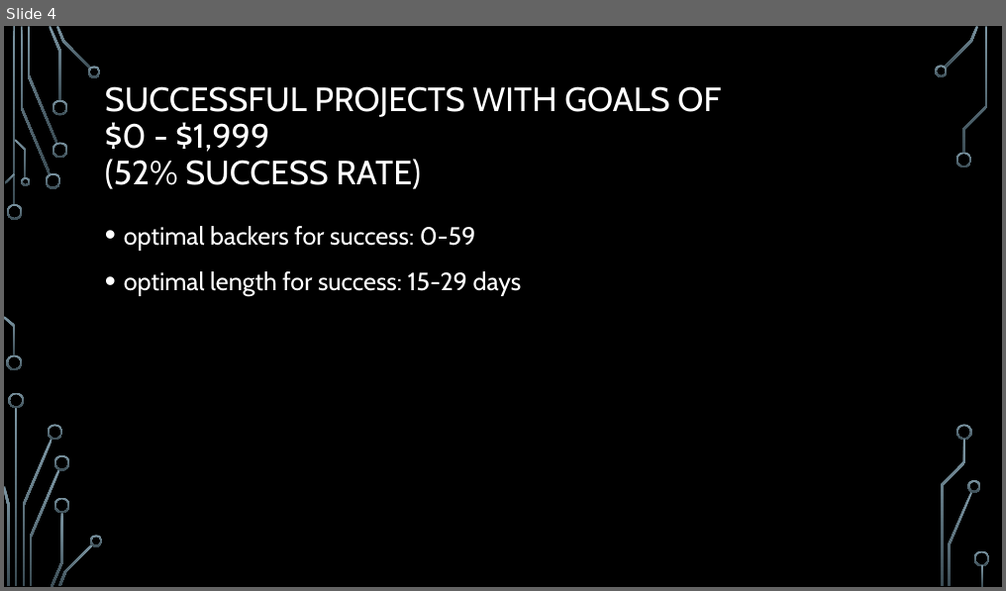
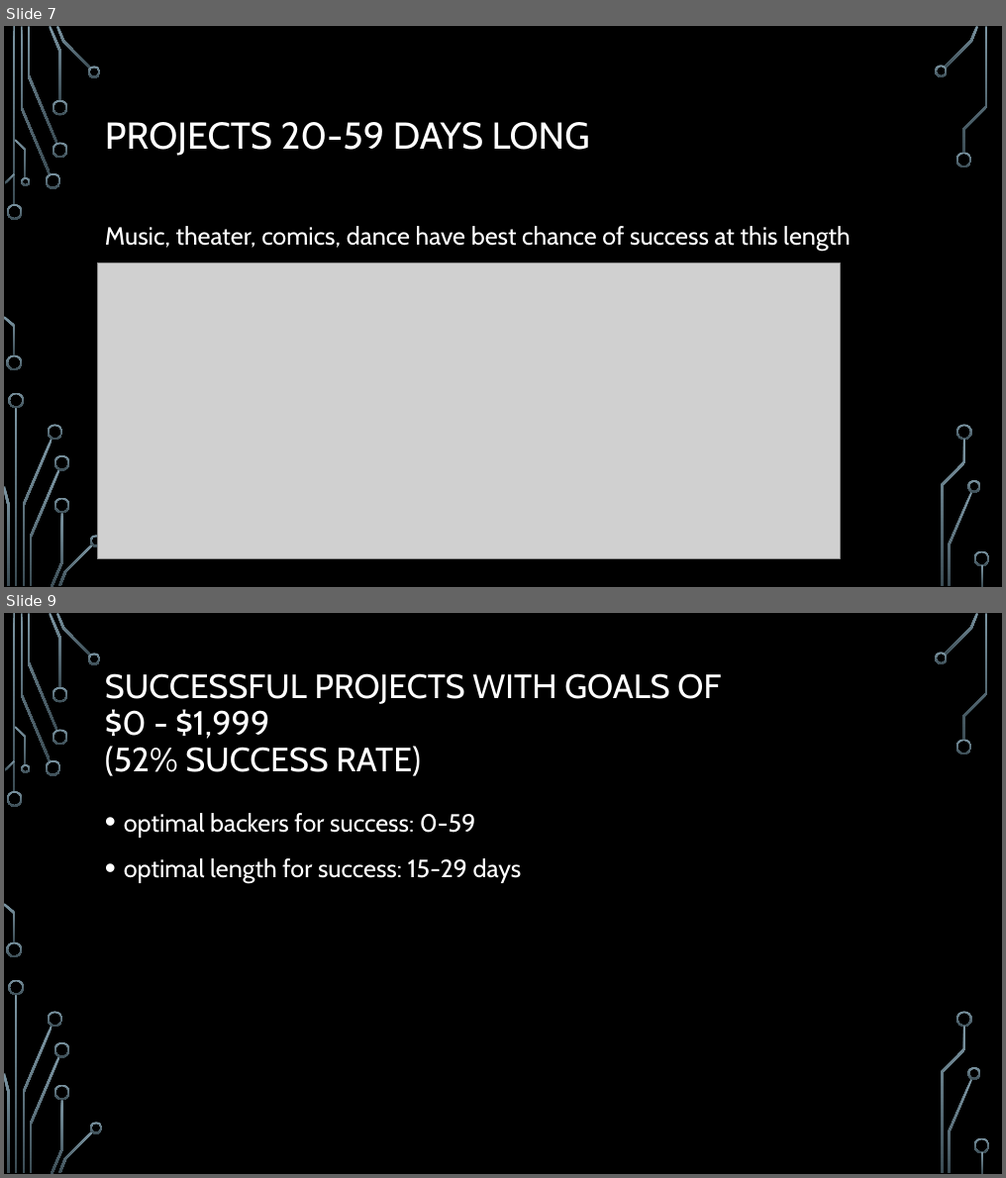
Before and after one commit to anitawahi/DataAnalyticsPractitioner22, a slide deck: Kickstarter Project Pres.pptx. Shown one above the other, each under a label of ours: slide 4 before the commit, slides 7 and 9 after it; the slides between them are not shown. The pictures are 1006x591 and 1006x1178 pixels, drawn with LibreOffice and Linux fonts; fonts in the diff are those of the drawing; grey boxes stand for pictures; background and template pictures are left out. Boxes give left, top, right and bottom in pixels: in the first picture for what was removed or moved away, otherwise in the second. Text is boxed around its words. In the diff, an @@ line names an element or a change of style, - is before the commit and + after.

```diff
--- a/Kickstarter Project Pres.pptx
+++ b/Kickstarter Project Pres.pptx
@@ slide 7 added at (x1=4, y1=26, x2=1002, y2=587), background picture (left out); not listed: 36 template elements that a slide beside it also shows @@
@@ title added at (x1=105, y1=122, x2=590, y2=156), 36 pt, text #FFFFFF @@
+PROJECTS 20-59 DAYS LONG
@@ text added at (x1=105, y1=226, x2=849, y2=251), 24 pt, text #FFFFFF @@
+Music, theater, comics, dance have best chance of success at this length
@@ picture added at (x1=98, y1=264, x2=841, y2=560) @@
@@ what was slide 4 is now slide 9 @@
```
Also in this commit, not shown: 2 slides changed, 5 other slides added.
